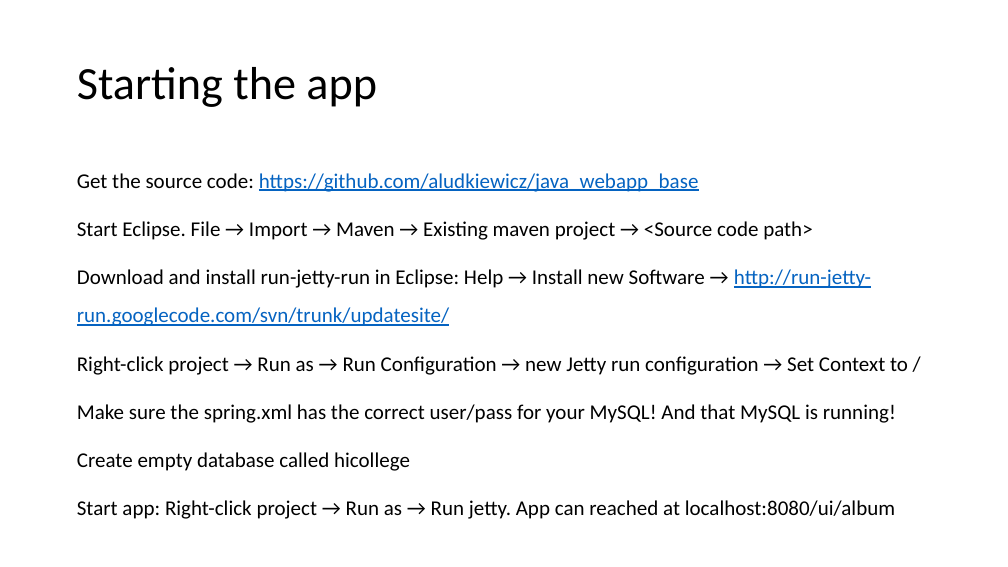
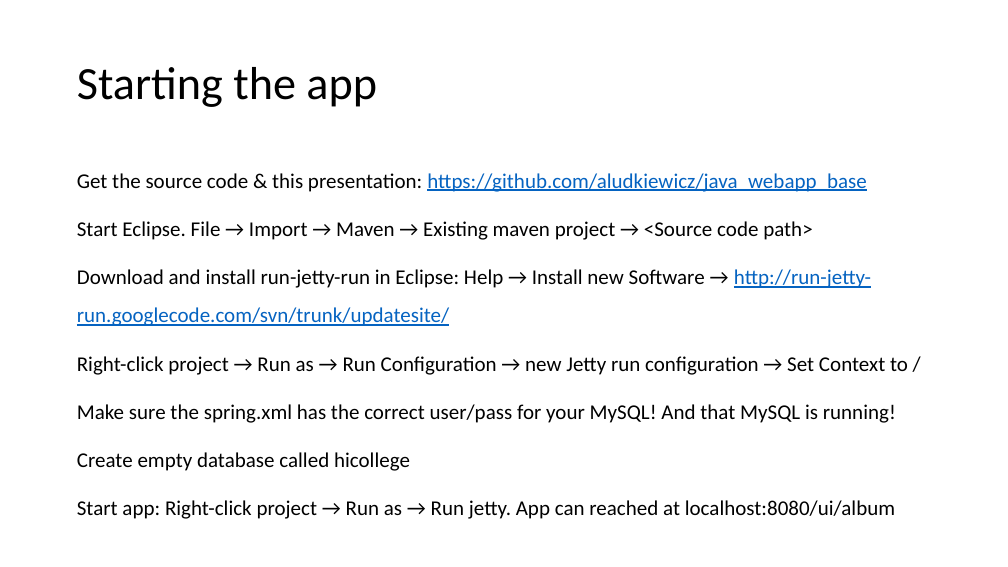
Before and after one commit to aludkiewicz/java_webapp, a slide deck: slide 27 of Webapp_java.pptx. Drawn at 1008x567 pixels with LibreOffice and Linux fonts; fonts in the diff are those of the drawing. Boxes give left, top, right and bottom in pixels: in the first picture for what was removed or moved away, otherwise in the second. Text is boxed around its words. In the diff, an @@ line names an element or a change of style, - is before the commit and + after.

```diff
--- a/Webapp_java.pptx
+++ b/Webapp_java.pptx
@@ text at box(77, 173, 867, 192): text changed @@
-Get the source code: https://github.com/aludkiewicz/java_webapp_base
+Get the source code & this presentation: https://github.com/aludkiewicz/java_webapp_base
```
Also in this commit, not shown: 1 other slide changed, 1 slide added.
